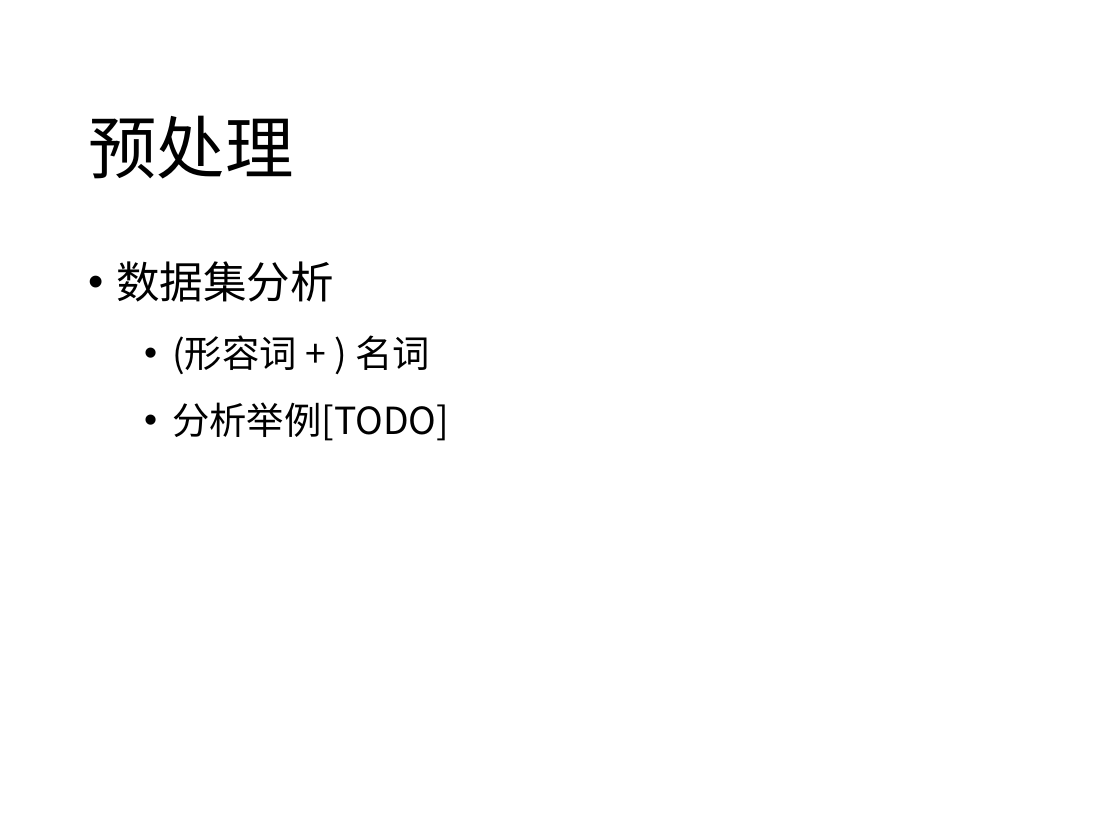
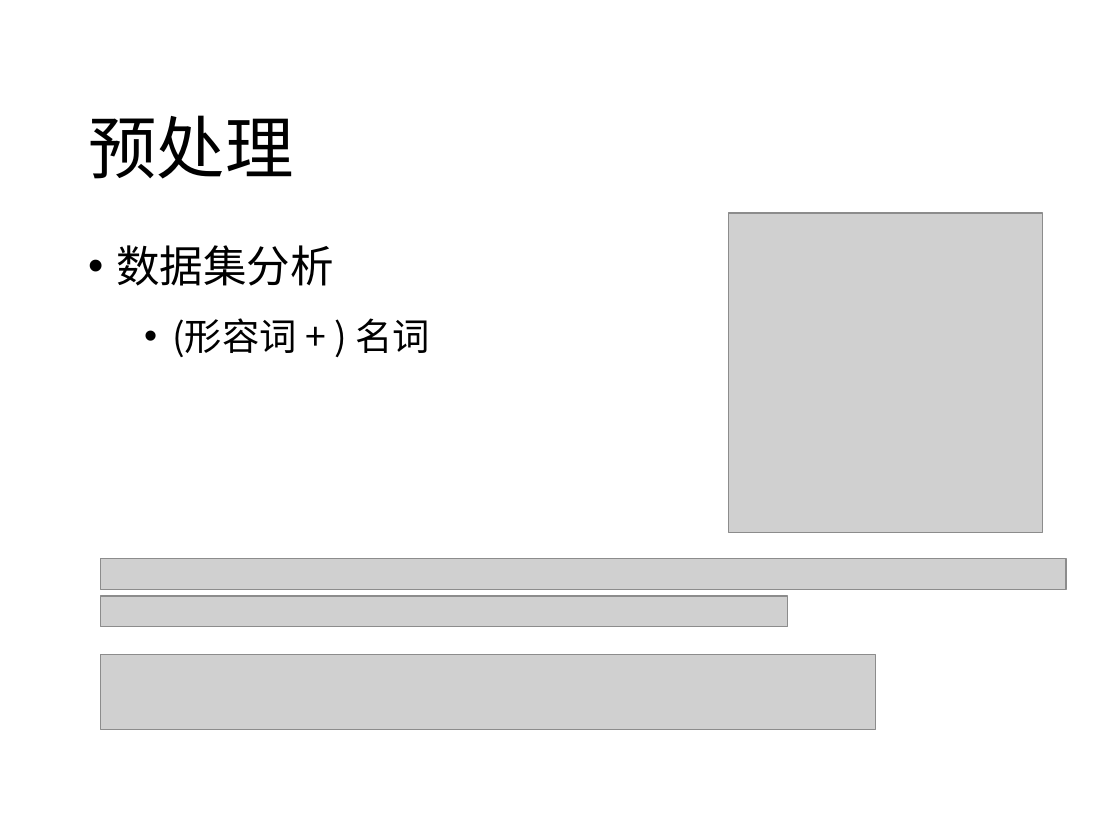
Before and after one commit to iseesaw/MRC, a slide deck: slide 3 of 0424.pptx. Drawn at 1120x840 pixels with LibreOffice and Linux fonts; fonts in the diff are those of the drawing; grey boxes stand for pictures. Boxes give left, top, right and bottom in pixels: in the first picture for what was removed or moved away, otherwise in the second. Text is boxed around its words. In the diff, an @@ line names an element or a change of style, - is before the commit and + after.

```diff
--- a/0424.pptx
+++ b/0424.pptx
@@ text "数据集分析": place and size @@
-text "数据集分析" at (116, 261, 449, 441)
+text "数据集分析" at (116, 245, 430, 357)
@@ picture added at (728, 213, 1043, 532) @@
@@ text at (172, 402, 449, 441): paragraph removed @@
-  • 分析举例[TODO]
@@ picture added at (101, 559, 1066, 590) @@
@@ picture added at (101, 596, 787, 627) @@
@@ picture added at (101, 654, 876, 729) @@
```
Also in this commit, not shown: 7 other slides changed, 4 slides added, 1 other file.
